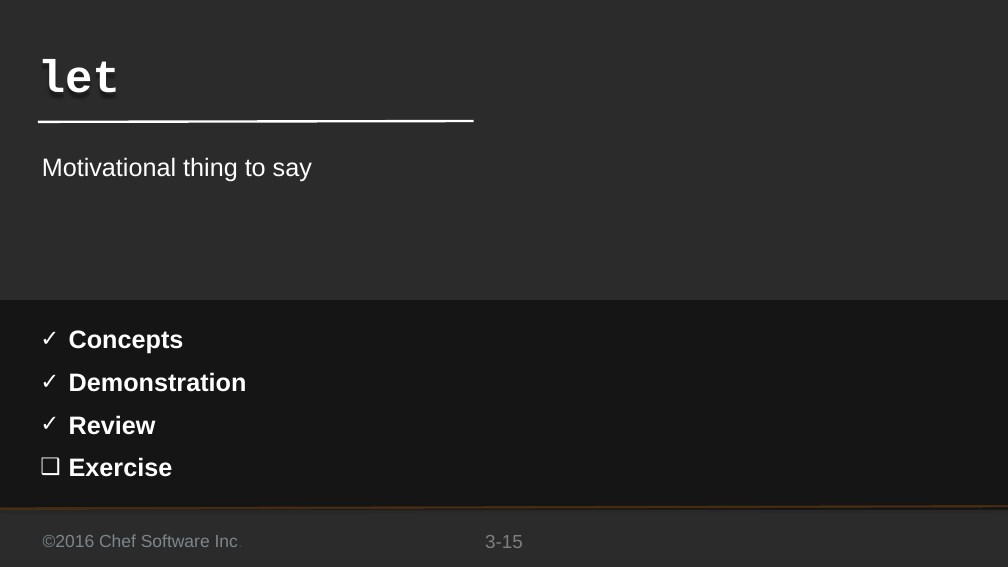
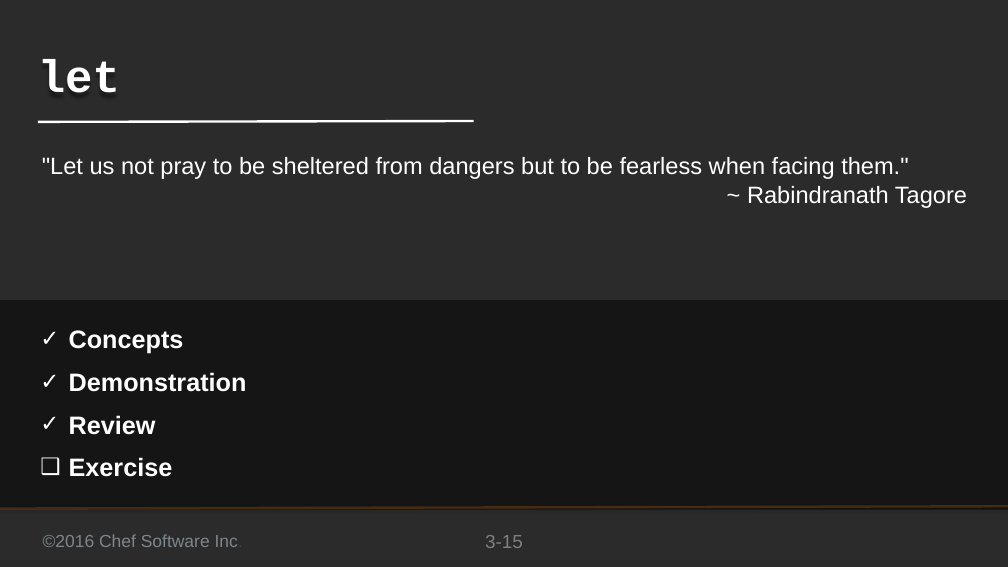
Before and after one commit to chef-training/elegant_tests, a slide deck: slide 15 of 03-let.pptx. Drawn at 1008x567 pixels with LibreOffice and Linux fonts; fonts in the diff are those of the drawing; background and template pictures are left out; a plain dark background stands for a picture behind light text. Boxes give left, top, right and bottom in pixels: in the first picture for what was removed or moved away, otherwise in the second. Text is boxed around its words. In the diff, an @@ line names an element or a change of style, - is before the commit and + after.

```diff
--- a/03-let.pptx
+++ b/03-let.pptx
@@ text at (42, 157, 967, 208): text changed; size 32 to 30 pt @@
-Motivational thing to say
+"Let us not pray to be sheltered from dangers but to be fearless when facing them."
+~ Rabindranath Tagore
```
Also in this commit, not shown: 6 other slides changed, 6 other files.
